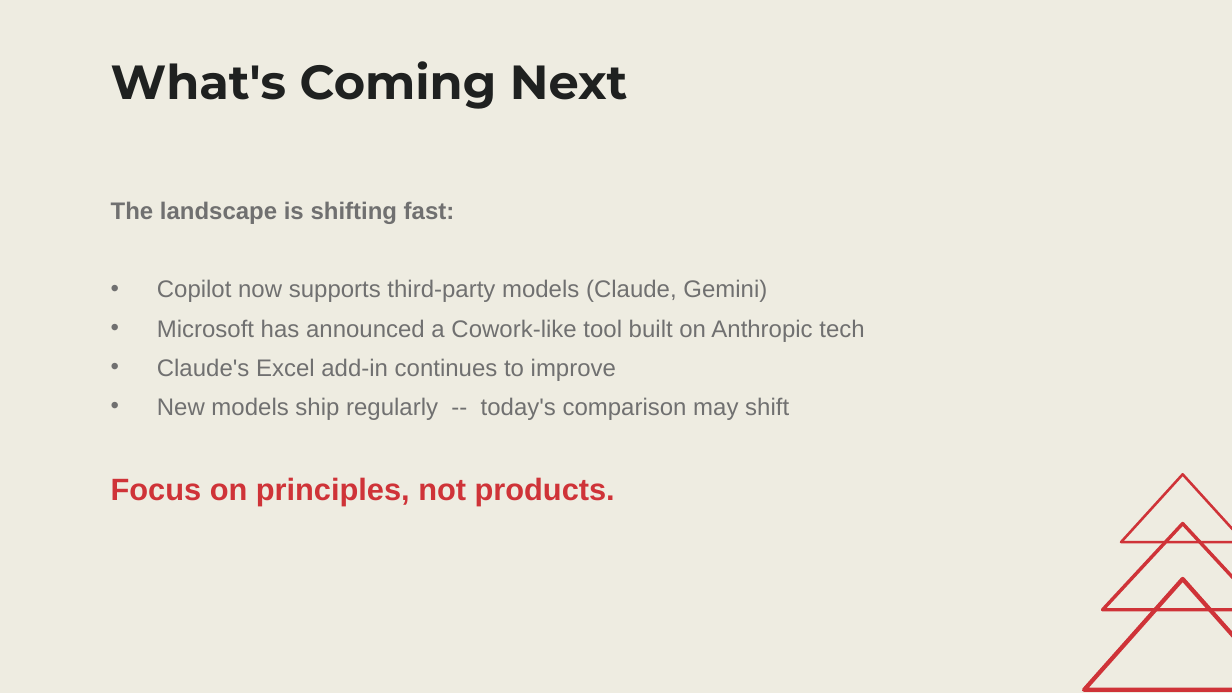
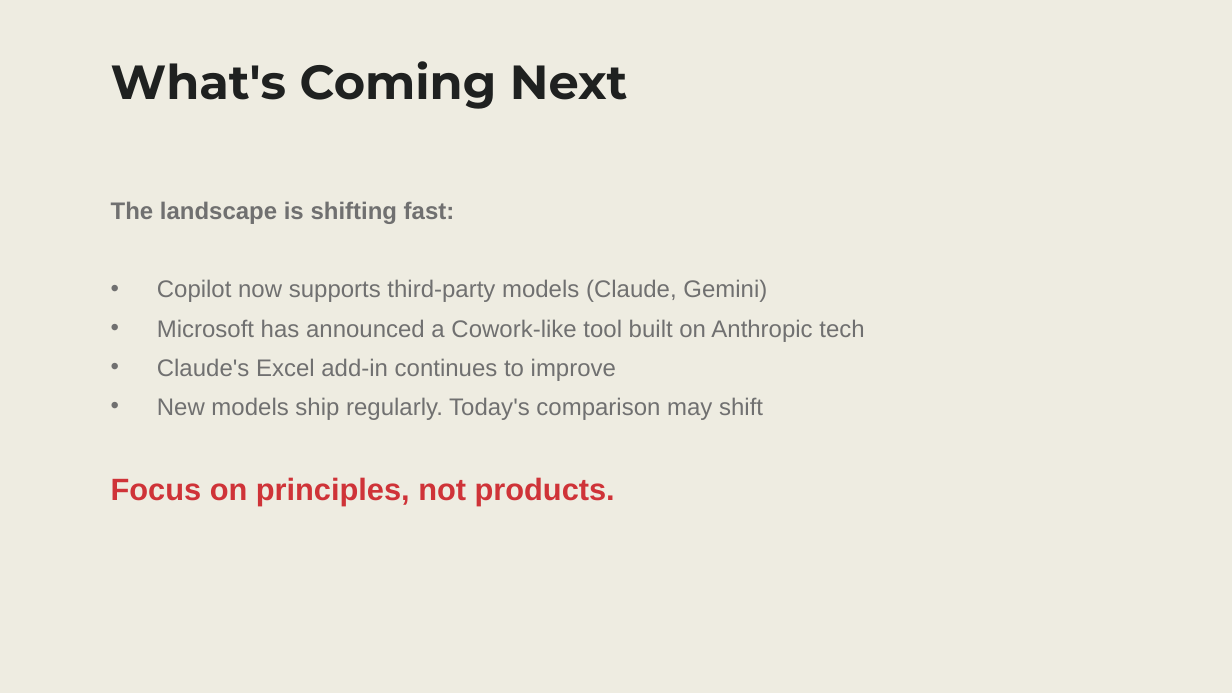
Before and after one commit to stringfestdata/copilot-opus-vs-claude-excel-addin, a slide deck: slide 22 of Copilot vs Claude Slides.pptx. Drawn at 1232x693 pixels with LibreOffice and Linux fonts; fonts in the diff are those of the drawing. Boxes give left, top, right and bottom in pixels: in the first picture for what was removed or moved away, otherwise in the second. Text is boxed around its words. In the diff, an @@ line names an element or a change of style, - is before the commit and + after.

```diff
--- a/Copilot vs Claude Slides.pptx
+++ b/Copilot vs Claude Slides.pptx
@@ text at bbox=[157, 397, 763, 420]: text changed @@
-• New models ship regularly -- today's comparison may shift
+• New models ship regularly. Today's comparison may shift
@@ triangle removed at bbox=[1121, 474, 1232, 542] @@
@@ triangle removed at bbox=[1103, 524, 1232, 610] @@
@@ triangle removed at bbox=[1084, 579, 1232, 690] @@
```
Also in this commit, not shown: 24 other slides changed, 5 other files.
